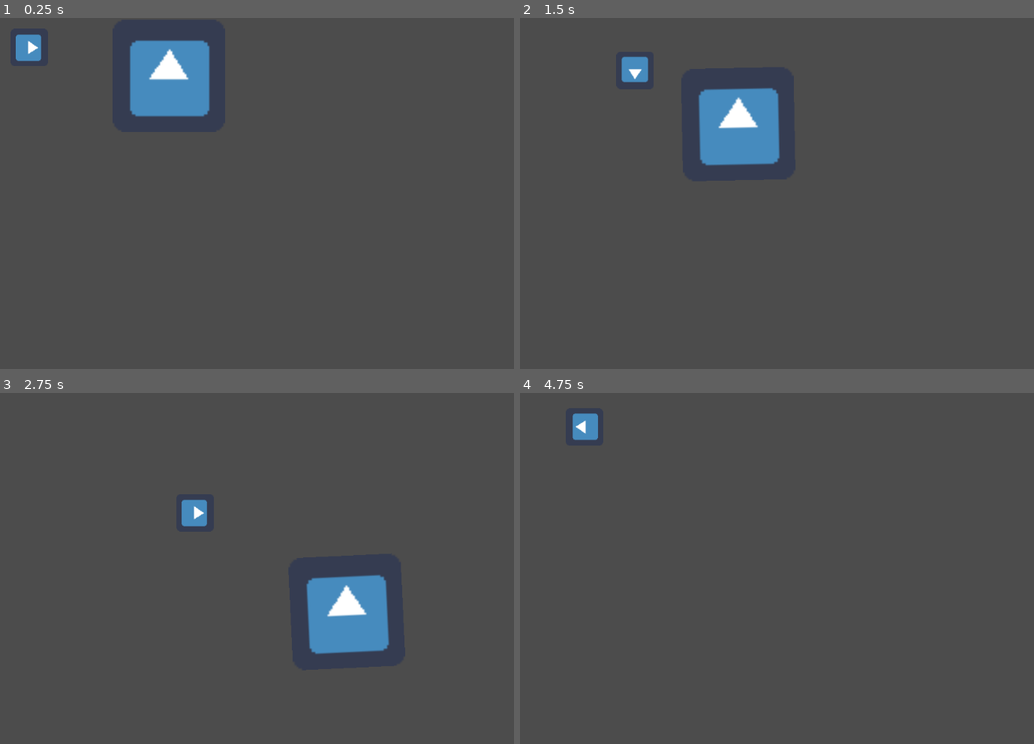
Above: before the commit, frames 1-4 (two rows, left to right).
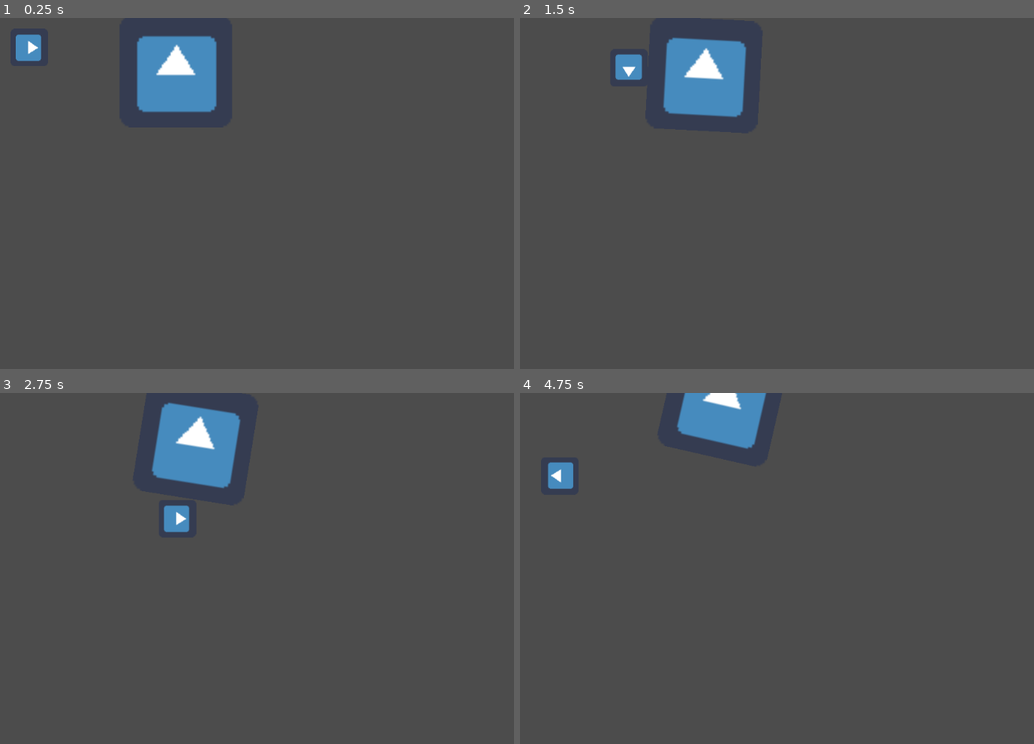
Above: after the commit, the same moments.

Repository: Luzzotica/BugOfWar
Game: Godot game, scene res://Root.tscn
Same seed, same stepped clock (60 frames per second), same inputs: the game is played once before the commit and once after it. The engine's default icon, where the game draws it, is replaced by a stand-in: a white triangle on a blue panel in a dark square.
Inputs (mouse positions are in pixels of both pictures, inside the frame that each line leads up to):
- Up to frame 1 (0.25 s): no input
- Up to frame 2 (1.5 s): move the mouse to (951, 175) at 0.52 s; press the mouse at (951, 175) at 0.53 s; hold Right (move_right) 0.53-1.28 s; move the mouse to (699, 211) at 1.27 s; release the mouse at (699, 211) at 1.28 s; hold Down (move_down) from 1.28 s (still down); click (699, 211) at 1.35 s
- Up to frame 3 (2.75 s): move the mouse to (359, 491) at 2.02 s; release Down (move_down) at 2.03 s; press the mouse at (359, 491) at 2.03 s; hold Right (move_right) from 2.03 s (still down)
- Up to frame 4 (4.75 s): move the mouse to (792, 638) at 2.77 s; release Right (move_right) at 2.78 s; release the mouse at (792, 638) at 2.78 s; hold Up (move_up) 2.78-3.53 s; click (792, 638) at 2.85 s; move the mouse to (998, 621) at 3.52 s; press the mouse at (998, 621) at 3.53 s; hold Left (move_left) from 3.53 s (still down); move the mouse to (638, 515) at 4.27 s; release the mouse at (638, 515) at 4.28 s; click (638, 515) at 4.35 s

The runs differ from the first frame. In frame 1, 1.5% of the frame differs, in the area x 25-43%, y 5-29%; in frame 2, 5.9%; in frame 3, 7.3%, in the area x 29-76%, y 2-75%; in frame 4, 3.0%.

Commit message:
ant can push the food

Diff:
--- a/Ant.gd
+++ b/Ant.gd
@@ -34,7 +34,7 @@
 
 	look_at(position + linear_velocity)
 
-
+	grab()
 
 
 # Called when the node enters the scene tree for the first time.
@@ -46,6 +46,9 @@
 
 
 func grab():
+	if not Input.is_action_pressed("grab"):
+		return
+
 	var physics_bodies_in_grab_zone: Array = grab_zone.get_overlapping_bodies()
 
 	if physics_bodies_in_grab_zone.size() == 0:
@@ -54,8 +57,8 @@
 	var grabbable_body: PhysicsBody2D = \
 		try_get_grabbable_body(physics_bodies_in_grab_zone)
 
-
-
+	if grabbable_body:
+		grabbable_body.on_grabbed()
 
 
 func try_get_grabbable_body(bodies: Array) -> PhysicsBody2D:
@@ -65,9 +68,5 @@
 	return null
 
 
-
-func is_grabbable(object) -> bool:
+func is_grabbable(object: Object) -> bool:
 	return object.has_method("on_grabbed")
-# Called every frame. 'delta' is the elapsed time since the previous frame.
-#func _process(delta):
-#	pass
--- a/Food.gd
+++ b/Food.gd
@@ -10,8 +10,11 @@
 func _ready():
 	pass # Replace with function body.
 
+func _physics_process(delta):
+	linear_velocity = Vector2()
+
 func on_grabbed():
-	pass
+	print("I done been grabbed! -Fruit")
 # Called every frame. 'delta' is the elapsed time since the previous frame.
 #func _process(delta):
 #	pass
--- a/Root.tscn
+++ b/Root.tscn
@@ -4,12 +4,11 @@
 [ext_resource path="res://icon.png" type="Texture" id=2]
 [ext_resource path="res://Food.gd" type="Script" id=3]
 
-[sub_resource type="CapsuleShape2D" id=1]
-radius = 28.0
-height = 36.0
-
 [sub_resource type="RectangleShape2D" id=2]
 extents = Vector2( 6.5, 24 )
+
+[sub_resource type="RectangleShape2D" id=4]
+extents = Vector2( 31.5, 32 )
 
 [sub_resource type="RectangleShape2D" id=3]
 extents = Vector2( 96, 96 )
@@ -26,26 +25,27 @@
 rotation = 1.5708
 texture = ExtResource( 2 )
 
-[node name="CollisionShape2D" type="CollisionShape2D" parent="Ant"]
-rotation = 1.5708
-shape = SubResource( 1 )
-
 [node name="GrabZone" type="Area2D" parent="Ant"]
 
 [node name="CollisionShape2D" type="CollisionShape2D" parent="Ant/GrabZone"]
 position = Vector2( 39.5, -2 )
 shape = SubResource( 2 )
 
+[node name="CollisionShape2D" type="CollisionShape2D" parent="Ant"]
+position = Vector2( -0.5, 0 )
+shape = SubResource( 4 )
+
 [node name="Food" type="RigidBody2D" parent="."]
+position = Vector2( 301, 92 )
 script = ExtResource( 3 )
 
 [node name="Sprite" type="Sprite" parent="Food"]
 
 [node name="Icon" type="Sprite" parent="Food/Sprite"]
-position = Vector2( 288, 96 )
+position = Vector2( -1, -1.00001 )
 scale = Vector2( 3, 3 )
 texture = ExtResource( 2 )
 
 [node name="CollisionShape2D" type="CollisionShape2D" parent="Food"]
-position = Vector2( 288, 96 )
+position = Vector2( -1, -1 )
 shape = SubResource( 3 )
--- a/project.godot
+++ b/project.godot
@@ -36,6 +36,11 @@
 "events": [ Object(InputEventKey,"resource_local_to_scene":false,"resource_name":"","device":0,"alt":false,"shift":false,"control":false,"meta":false,"command":false,"pressed":false,"scancode":16777232,"physical_scancode":0,"unicode":0,"echo":false,"script":null)
  ]
 }
+grab={
+"deadzone": 0.5,
+"events": [ Object(InputEventMouseButton,"resource_local_to_scene":false,"resource_name":"","device":0,"alt":false,"shift":false,"control":false,"meta":false,"command":false,"button_mask":0,"position":Vector2( 0, 0 ),"global_position":Vector2( 0, 0 ),"factor":1.0,"button_index":1,"pressed":false,"doubleclick":false,"script":null)
+ ]
+}
 
 [physics]
 
